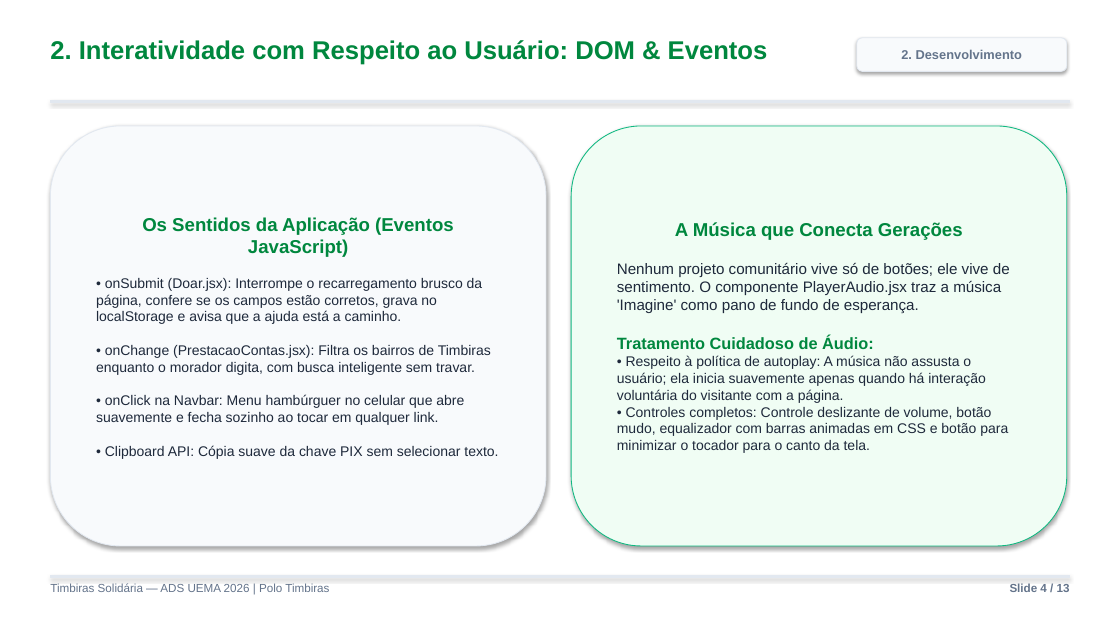
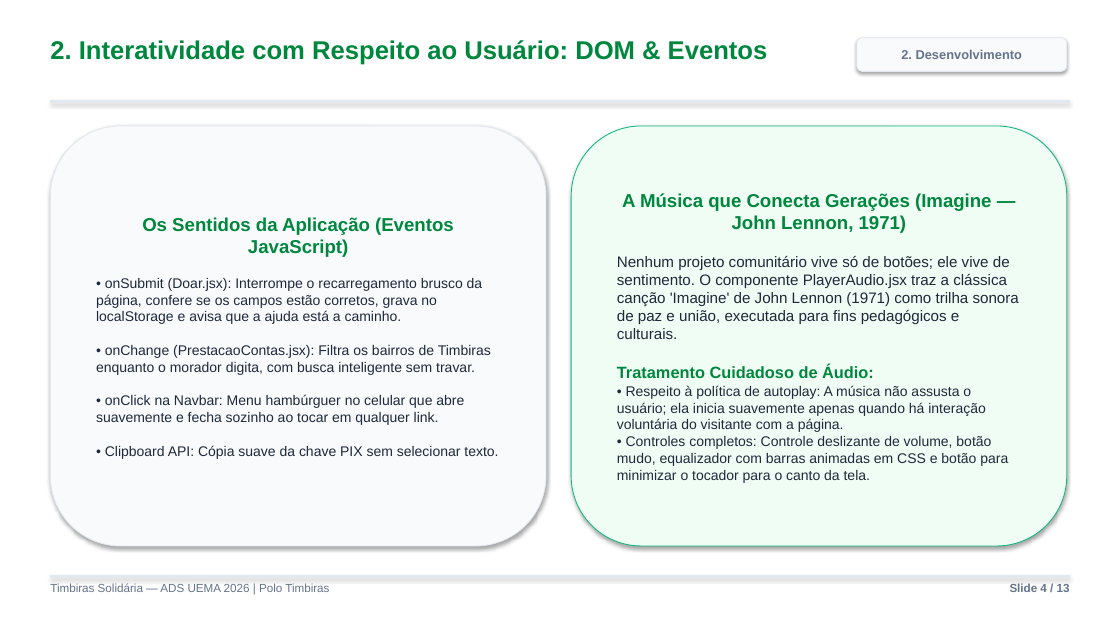
Before and after one commit to ambersonrogers/timbiras-solidaria, a slide deck: slide 4 of public/Relatorio_Atividade_2_Slides.pptx. Drawn at 1120x630 pixels with LibreOffice and Linux fonts; fonts in the diff are those of the drawing. Boxes give left, top, right and bottom in pixels: in the first picture for what was removed or moved away, otherwise in the second. Text is boxed around its words. In the diff, an @@ line names an element or a change of style, - is before the commit and + after.

```diff
--- a/public/Relatorio_Atividade_2_Slides.pptx
+++ b/public/Relatorio_Atividade_2_Slides.pptx
@@ text in rounded rectangle at [617,193,1019,339]: text changed @@
-A Música que Conecta Gerações
-Nenhum projeto comunitário vive só de botões; ele vive de sentimento. O componente PlayerAudio.jsx traz a música 'Imagine' como pano de fundo de esperança.
+A Música que Conecta Gerações (Imagine — John Lennon, 1971)
+Nenhum projeto comunitário vive só de botões; ele vive de sentimento. O componente PlayerAudio.jsx traz a clássica canção 'Imagine' de John Lennon (1971) como trilha sonora de paz e união, executada para fins pedagógicos e culturais.
```
Also in this commit, not shown: 1 other slide changed, 2 other files.
